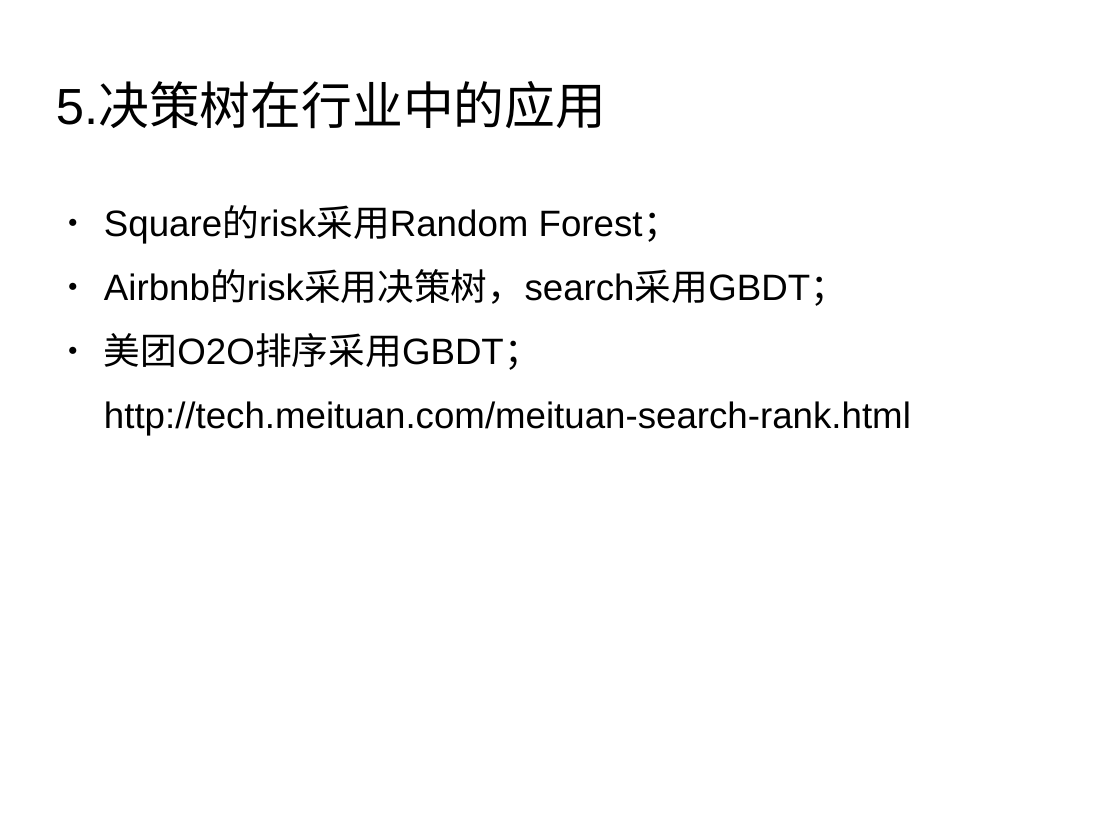
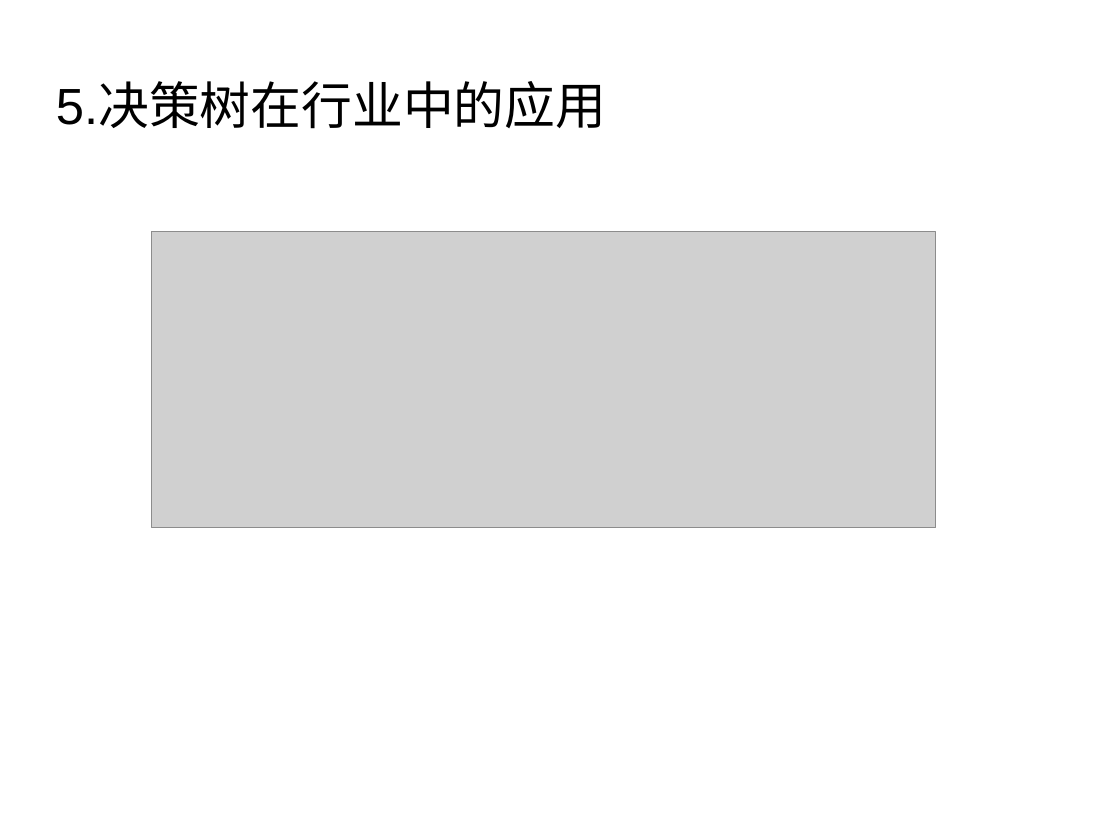
Before and after one commit to liulj0507/DecisionTreeShareProject, a slide deck: slide 30 of doc/DecisionTree-zhb.odp (slide 25 before the commit). Drawn at 1120x840 pixels with LibreOffice and Linux fonts; fonts in the diff are those of the drawing; grey boxes stand for pictures; background and template pictures are left out. Boxes give left, top, right and bottom in pixels: in the first picture for what was removed or moved away, otherwise in the second. Text is boxed around its words. In the diff, an @@ line names an element or a change of style, - is before the commit and + after.

Commit message:
更新决策树ppt

```diff
--- a/doc/DecisionTree-zhb.odp
+++ b/doc/DecisionTree-zhb.odp
@@ text removed at box(104, 207, 911, 436) @@
-● Square的risk采用Random Forest；
-● Airbnb的risk采用决策树，search采用GBDT；
-● 美团O2O排序采用GBDT；
-http://tech.meituan.com/meituan-search-rank.html
@@ picture added at box(152, 232, 937, 527) @@
```
Also in this commit, not shown: 10 other slides changed, 10 slides added, 2 slides removed, 11 other files.
